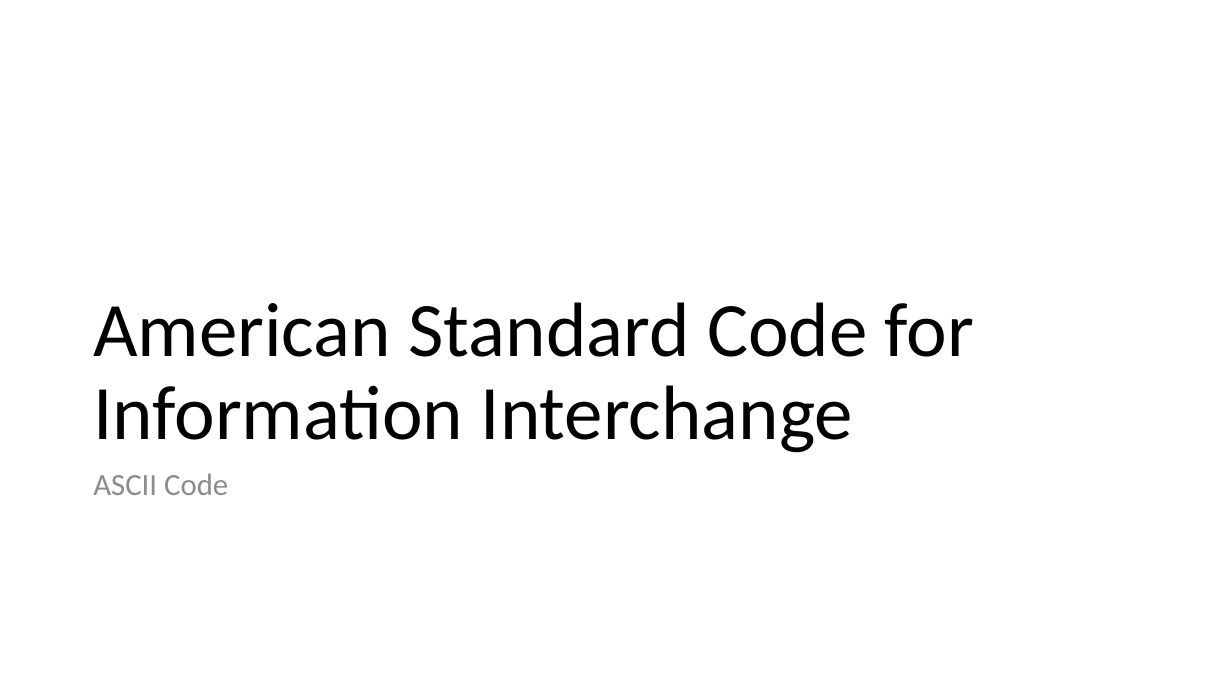
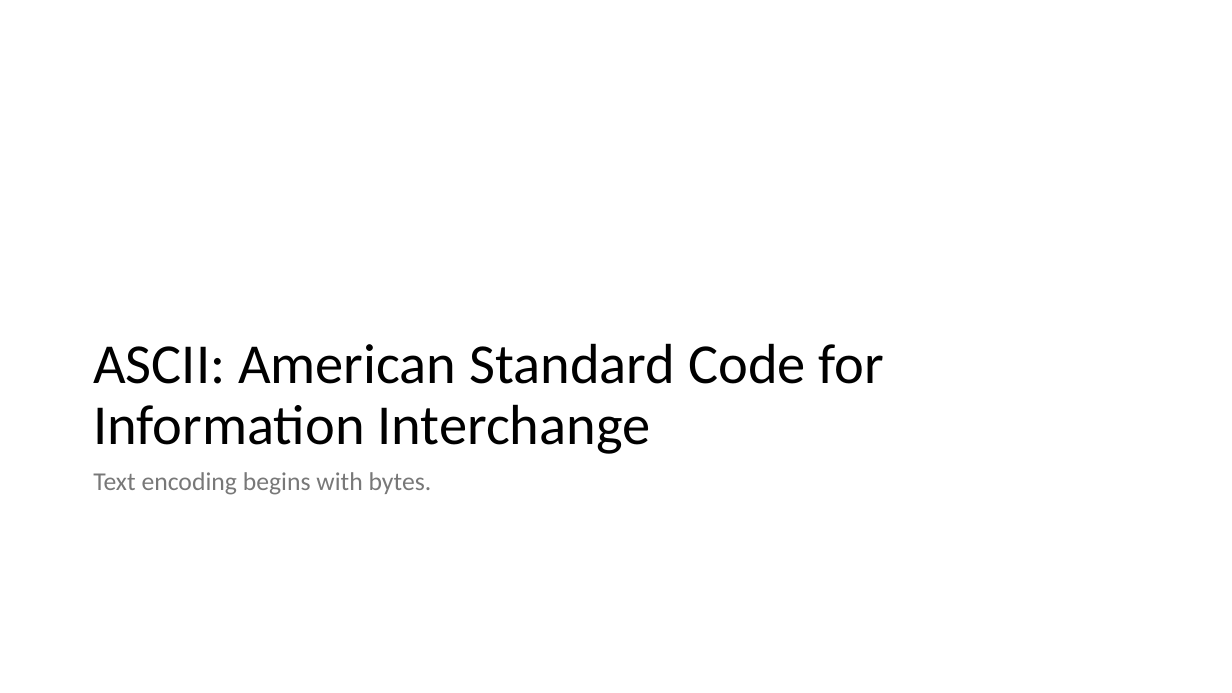
Before and after one commit to frankwxu/Digital-Forensics-Basic-Book, a slide deck: slide 16 of PPTs/Ch2_Number_Systems_for_Digital_Forensics.pptx. Drawn at 1232x693 pixels with LibreOffice and Linux fonts; fonts in the diff are those of the drawing; background and template pictures are left out. Boxes give left, top, right and bottom in pixels: in the first picture for what was removed or moved away, otherwise in the second. Text is boxed around its words. In the diff, an @@ line names an element or a change of style, - is before the commit and + after.

```diff
--- a/PPTs/Ch2_Number_Systems_for_Digital_Forensics.pptx
+++ b/PPTs/Ch2_Number_Systems_for_Digital_Forensics.pptx
@@ title at <box>93,343,884,454</box>: text changed; size 60 to 44 pt @@
-American Standard Code for Information Interchange
+ASCII: American Standard Code for Information Interchange
@@ text at <box>93,472,432,495</box>: text changed; size 24 to 20 pt; text colour #8C8C8C to #787878 @@
-ASCII Code
+Text encoding begins with bytes.
```
Also in this commit, not shown: 35 other slides changed, 5 slides added, 4 slides removed.
